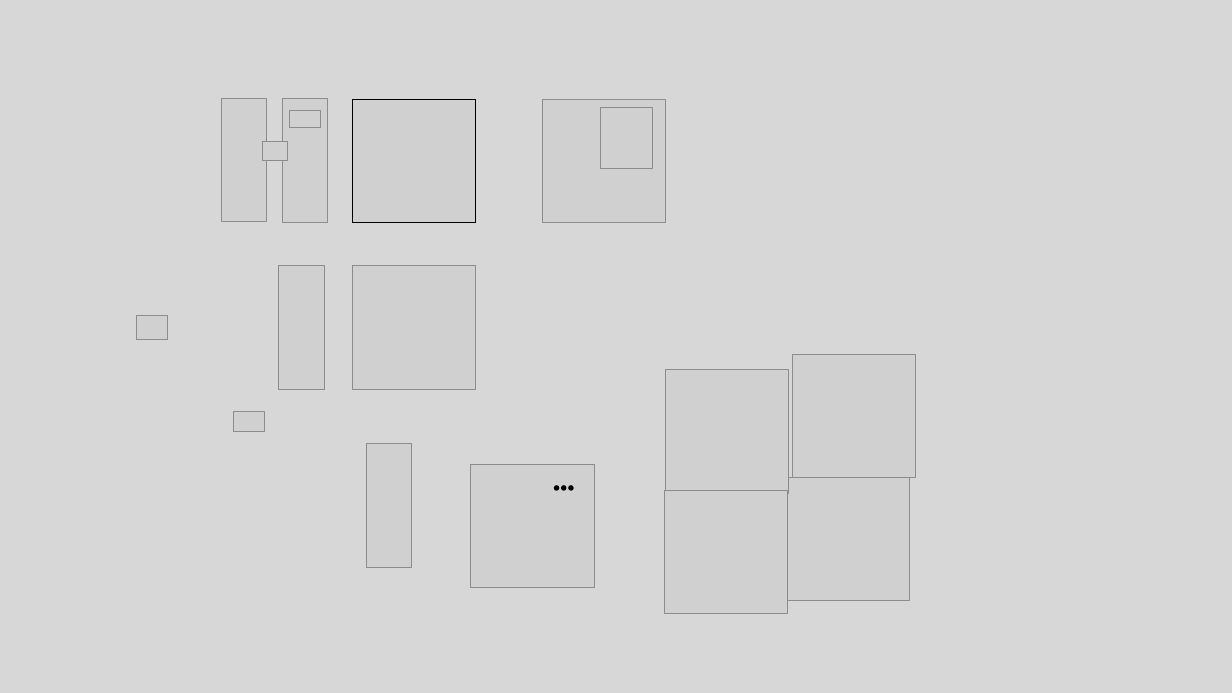
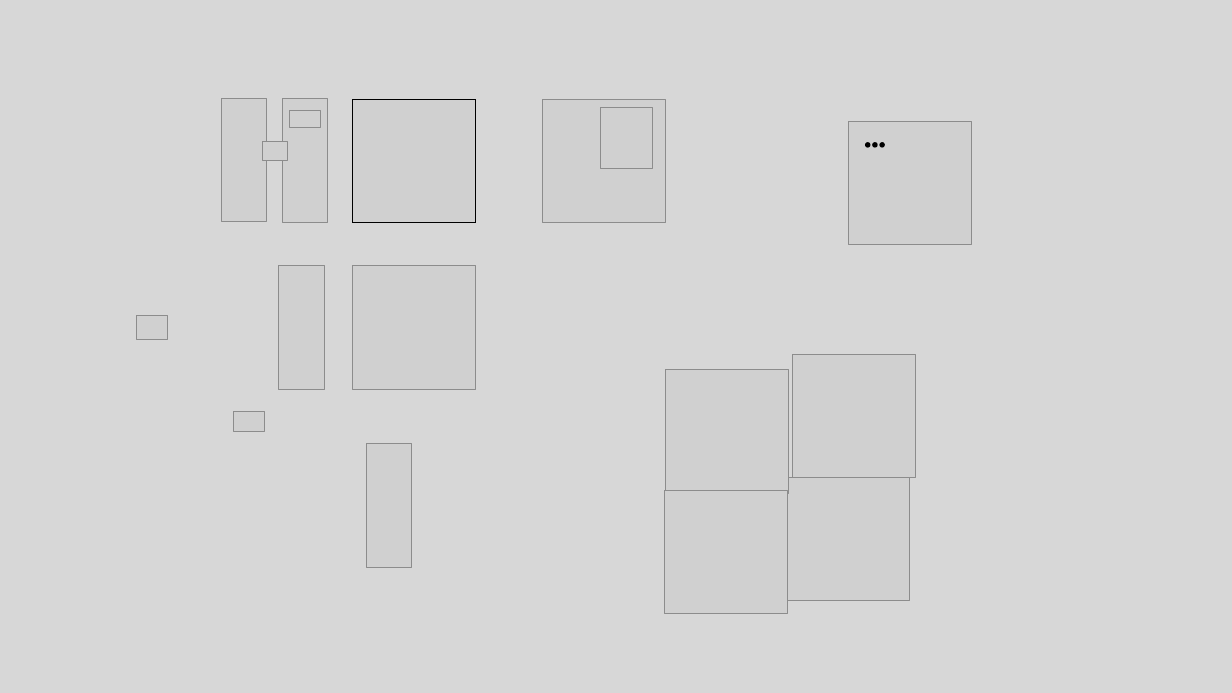
Before and after one commit to giladghgh/chess-coach, a slide deck: slide 7 of media/workshop.pptx. Drawn at 1232x693 pixels with LibreOffice and Linux fonts; fonts in the diff are those of the drawing; grey boxes stand for pictures; background and template pictures are left out. Boxes give left, top, right and bottom in pixels: in the first picture for what was removed or moved away, otherwise in the second. Text is boxed around its words. In the diff, an @@ line names an element or a change of style, - is before the commit and + after.

```diff
--- a/media/workshop.pptx
+++ b/media/workshop.pptx
@@ picture: place and size @@
-picture at [471, 464, 594, 587]
+picture at [848, 121, 971, 244]
@@ 3 ellipses: place and size @@
-3 ellipses at [554, 485, 574, 491]
+3 ellipses at [865, 142, 885, 148]
```
Also in this commit, not shown: 1 other slide changed, 16 other files.
